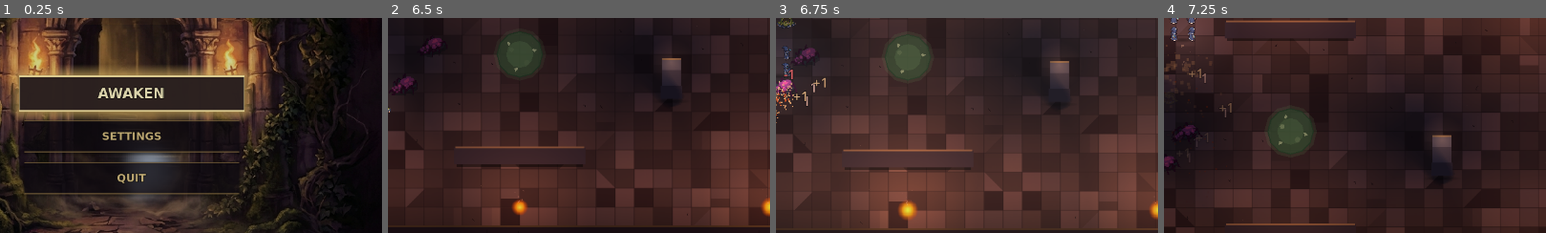
Above: before the commit, frames 1-4 (left to right).
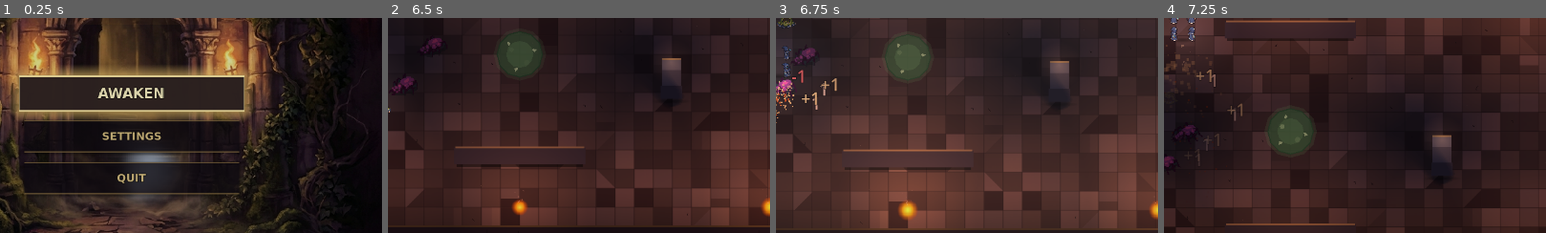
Above: after the commit, the same moments.

Repository: alitaghva1/ethera
Game: Godot game, scene res://scenes/main_menu.tscn
The game is run twice, just before and just after one commit, with the same random seed, the same clock (stepped at 60 frames per second) and the same inputs.
Inputs (mouse positions are % of the whole screen's width and height, from its top left):
- Up to frame 1 (0.25 s): no input
- Up to frame 2 (6.5 s): tap Enter at 0.5 s; move the mouse to (72, 45) at 0.52 s; press the mouse at (72, 45) at 0.53 s; hold D (move_right) 0.53-1.25 s; release the mouse at (72, 45) at 1.25 s; drag from (30, 55) to (15, 22) at 1.27 s; move the mouse to (60, 28) at 2.02 s; hold D (move_right) 2.03-2.75 s; tap Shift (dash_strike) at 2.1 s; drag from (45, 70) to (20, 35) at 2.77 s; move the mouse to (80, 65) at 3.52 s; hold A (move_left) 3.53-4.25 s; tap Q (shield) at 3.6 s; drag from (20, 35) to (56, 53) at 4.27 s; move the mouse to (55, 50) at 5.02 s; press the mouse at (55, 50) at 5.03 s; hold S (move_down) 5.03-5.75 s; release the mouse at (55, 50) at 5.75 s; drag from (35, 25) to (50, 35) at 5.77 s
- Up to frame 3 (6.75 s): move the mouse to (72, 45) at 6.52 s; hold W (move_up) from 6.53 s (still down); tap Shift (dash_strike) at 6.6 s
- Up to frame 4 (7.25 s): keep holding W (move_up)
The pictures show only the part of the screen within x 33-83%, y 37-87%; the shares and areas given below are measured in that part.

Frames 1-2 are identical in both runs. In frame 3, 0.4% of the frame differs, in the area x 2-16%, y 23-43%; in frame 4, 0.3%.

Commit message:
feat(godot iter-137): damage-number readability + magnitude scaling
Push toward Isaac/Hades feel — damage numbers are the most frequent
per-hit feedback the player sees, and they should be loud, instantly
readable, and SCALE with hit size so heavy hits FEEL heavy without
the player doing math.

Pre-iter-137 baseline against the genre:
  • Normal damage: 22 pt fixed — mousy against busy combat
  • Crit:          33 pt — only 50% bigger than normal, gap was too
                            narrow to feel like a crit
  • Hero damage:   26 pt — player damage should hit harder than enemy
                            damage; underweighted

Hades / Binding of Isaac / Diablo all use 28-32 pt baseline for
normal damage + 36-42 pt for crits + magnitude-scaled normal hits.

Iter-137 changes:

  scenes/damage_number.tscn
    • base font_size 22 → 28
    • bounds widened (-56..56 / -40..-4) → (-72..72 / -56..-4)
      so the larger crit "!" suffix + larger normal don't clip

  scripts/damage_number.gd
    • crit variant 33 pt → 36 pt (widens gap from new 28 pt baseline
      so crits feel ~30% bigger, not 18%)
    • hero_damage 26 → 32 pt + shake 4.0/0.08s → 5.0/0.10s — player
      damage now hits harder visually + feels chunkier
    • NEW magnitude-based scaling for "normal" variant:
        if text.is_valid_int():
            bonus = clampi(damage - 1, 0, 8)
            font_size = 28 + bonus      # 28..36
            rise = RISE + bonus * 1.5   # heavier hits rise further
      Bonus cap = 8 pt so 10+ damage tops out at 36 pt, leaving
      room above for the crit variant. Caller passes a damage int
      via text — every existing call site already does this, no
      API change.

Numbers:
  1 dmg  → 28 pt baseline
  3 dmg  → 30 pt
  5 dmg  → 32 pt
  6 dmg  → 33 pt
 10+ dmg → 36 pt (capped)
  CRIT   → 36 pt regardless of damage (existing arc + wobble)

Verified: tests/test_iter137.gd asserts all six contract points +
runtime spawn('5') yields 32 pt + spawn('100') caps at 36 pt.

Co-Authored-By: Claude Opus 4.7 (1M context) <noreply@anthropic.com>

Diff:
--- a/slime-depths-godot/scenes/damage_number.tscn
+++ b/slime-depths-godot/scenes/damage_number.tscn
@@ -9,12 +9,16 @@
 ; Iter 74 — widened bounds (-56..56 horizontal, -40..-4 vertical) so
 ; the crit variant's 33px font + "!" suffix doesn't clip. Normal/heal/
 ; hero_damage/resist all fit comfortably inside.
+; iter-137 — base font_size 22 -> 28. Hades/Isaac use 28-32 pt baseline
+; for damage numbers; 22 felt mousy against busy combat. Bounds widened
+; -56..56 -> -72..72 horizontal + -56..-4 vertical to accommodate the
+; larger baseline + larger crit (now 36 pt) without clipping the "!".
 [node name="DamageNumber" type="Label"]
-offset_left = -56.0
-offset_top = -40.0
-offset_right = 56.0
+offset_left = -72.0
+offset_top = -56.0
+offset_right = 72.0
 offset_bottom = -4.0
-theme_override_font_sizes/font_size = 22
+theme_override_font_sizes/font_size = 28
 theme_override_colors/font_color = Color(1, 0.95, 0.7, 1)
 text = "1"
 horizontal_alignment = 1
--- a/slime-depths-godot/scripts/damage_number.gd
+++ b/slime-depths-godot/scripts/damage_number.gd
@@ -111,6 +111,9 @@
 			# Bigger font, warm red-orange tint, "!" suffix on digit-only
 			# text. Wobble + longer life + bigger rise so the crit reads
 			# as the highlight of the moment.
+			# iter-137 — font_size 33 -> 36 to widen the gap from the new
+			# 28 pt normal baseline. Crits should feel ~30% bigger than
+			# regular hits, not just 18%.
 			var crit_text: String = text
 			if not crit_text.ends_with("!") and crit_text.is_valid_int():
 				crit_text += "!"
@@ -118,7 +121,7 @@
 			n.add_theme_color_override("font_color", Color(1.0, 0.55, 0.25, 1.0))
 			n.add_theme_color_override("font_outline_color", Color(0.20, 0.06, 0.0, 0.95))
 			n.add_theme_constant_override("outline_size", 5)
-			n.add_theme_font_size_override("font_size", 33)
+			n.add_theme_font_size_override("font_size", 36)
 			n.add_theme_constant_override("letter_spacing", 1)
 			n._life = 1.0
 			n._init_life = 1.0
@@ -145,16 +148,18 @@
 		"hero_damage":
 			# Light red, slightly bigger than normal, one-shot shake on
 			# spawn so the player FEELS the hit register in the HUD.
+			# iter-137 — font 26 -> 32. Player damage is more important
+			# than enemy damage; should hit harder visually too.
 			n.text = text
 			n.add_theme_color_override("font_color", Color(1.0, 0.35, 0.35, 1.0))
 			n.add_theme_color_override("font_outline_color", Color(0.18, 0.0, 0.02, 0.95))
 			n.add_theme_constant_override("outline_size", 5)
-			n.add_theme_font_size_override("font_size", 26)
+			n.add_theme_font_size_override("font_size", 32)
 			n._life = 0.85
 			n._init_life = 0.85
 			n._rise = 44.0
-			n._shake_amp = 4.0
-			n._shake_time = 0.08
+			n._shake_amp = 5.0
+			n._shake_time = 0.10
 		"resist":
 			# Dim grey, smaller — marks "shrugged it off". Wrapped in
 			# parens to read distinct from a normal damage number.
@@ -170,8 +175,23 @@
 		_:
 			# "normal" or unrecognized variant — preserve legacy contract:
 			# caller's text + color, default size, default rise/life.
+			# iter-137 — magnitude-based size scaling. Hades / Isaac /
+			# Diablo / virtually every action-roguelike scales damage
+			# numbers by hit magnitude so the player FEELS heavy hits
+			# without doing math. If the text parses as an integer, we
+			# add 0-8 pt on top of the 28 pt baseline depending on hit
+			# size. 1 dmg = 28 pt baseline; 3 dmg = 30 pt; 6 dmg = 32 pt;
+			# 10+ dmg = 36 pt (caps at +8 to leave headroom under crit).
 			n.text = text
 			n.add_theme_color_override("font_color", color)
+			if text.is_valid_int():
+				var dmg: int = abs(text.to_int())
+				var bonus: int = clampi(dmg - 1, 0, 8)
+				n.add_theme_font_size_override("font_size", 28 + bonus)
+				# Heavier hits also rise slightly further — extra weight
+				# in vertical motion reinforces the "this was a big hit"
+				# read without needing extra pixels.
+				n._rise = RISE + float(bonus) * 1.5
 
 # ──────────────────────────────────────────────────────────────────────
 # Lifecycle
--- /dev/null
+++ b/slime-depths-godot/tests/test_iter137.gd
@@ -0,0 +1,137 @@
+extends SceneTree
+
+# Iter 137 — Damage-number readability + magnitude scaling.
+#
+# User directive: push the game toward Isaac/Hades feel. Damage numbers
+# are the single most-frequent per-hit visual feedback; they should be
+# loud, instantly readable, and scale with hit size so the player FEELS
+# heavy hits without doing math.
+#
+# Pre-iter-137 baseline:
+#   • Normal damage: 22 pt fixed size — mousy against busy combat
+#   • Crit:          33 pt (only 50% bigger than normal — not enough
+#                            visual gap to feel like a crit)
+#   • Hero damage:   26 pt (player damage should hit harder visually
+#                            than enemy damage)
+#
+# Iter-137 calibrates against the genre baseline (Hades/Isaac use
+# 28-32 pt for normal damage, 36-42 pt for crits):
+#
+#   damage_number.tscn
+#     • base font_size 22 → 28
+#     • bounds widened (-56..56 / -40..-4) → (-72..72 / -56..-4)
+#       so the larger crit + larger normal don't clip the "!" suffix
+#
+#   damage_number.gd
+#     • crit variant   33 pt → 36 pt (widens gap from new 28 pt baseline)
+#     • hero_damage    26 pt → 32 pt + shake amp/time 4/0.08 → 5/0.10
+#                              (player damage hits harder visually)
+#     • NEW magnitude-based scaling for "normal" variant:
+#       digit text → font_size = 28 + clamp(damage - 1, 0, 8)
+#       So: 1 dmg = 28 pt baseline
+#           3 dmg = 30 pt
+#           6 dmg = 32 pt
+#          10+ dmg = 36 pt (capped to leave headroom for crit @ 36)
+#       Heavier hits also rise +1.5 px per damage point so vertical
+#       motion reinforces the size cue.
+func _initialize() -> void:
+	var ok := true
+
+	var tscn := FileAccess.get_file_as_string("res://scenes/damage_number.tscn")
+	var gd   := FileAccess.get_file_as_string("res://scripts/damage_number.gd")
+
+	# ═══ Base font size bumped + bounds widened ═══
+	if "theme_override_font_sizes/font_size = 28" not in tscn:
+		push_error("FAIL: damage_number.tscn base font should be 28 pt (was 22)")
+		ok = false
+	if "theme_override_font_sizes/font_size = 22" in tscn:
+		push_error("FAIL: leftover 22 pt font_size in tscn")
+		ok = false
+	if "offset_left = -72.0" not in tscn:
+		push_error("FAIL: damage_number.tscn bounds should widen to -72..72 horizontal")
+		ok = false
+	if "offset_top = -56.0" not in tscn:
+		push_error("FAIL: damage_number.tscn top bound should widen to -56")
+		ok = false
+	if ok:
+		print("OK base font 28 pt + bounds (-72..72 / -56..-4)")
+
+	# ═══ Crit variant bumped 33 → 36 ═══
+	if "theme_override_font_sizes/font_size\", 36" not in gd and "font_size\", 36)" not in gd:
+		push_error("FAIL: crit font_size should be 36 (was 33)")
+		ok = false
+	# Pre-iter-137 33 pt crit gone
+	if "font_size\", 33)" in gd:
+		push_error("FAIL: leftover crit 33 pt in damage_number.gd")
+		ok = false
+	if ok:
+		print("OK crit variant bumped 33 → 36 pt (clearer gap from 28 pt baseline)")
+
+	# ═══ hero_damage variant bumped ═══
+	if "font_size\", 32)" not in gd:
+		push_error("FAIL: hero_damage font_size should be 32 (was 26)")
+		ok = false
+	# Shake amp bumped
+	if "n._shake_amp = 5.0" not in gd:
+		push_error("FAIL: hero_damage _shake_amp should be 5.0 (was 4.0)")
+		ok = false
+	if "n._shake_time = 0.10" not in gd:
+		push_error("FAIL: hero_damage _shake_time should be 0.10 (was 0.08)")
+		ok = false
+	if ok:
+		print("OK hero_damage variant bumped: 32 pt + shake 5.0/0.10s")
+
+	# ═══ Magnitude-based scaling for normal variant ═══
+	# Implementation: if text.is_valid_int(), apply font_size = 28 + bonus
+	# where bonus = clamp(dmg - 1, 0, 8). Plus rise scales too.
+	if "text.is_valid_int()" not in gd:
+		push_error("FAIL: magnitude-based scaling missing — should detect digit text via is_valid_int")
+		ok = false
+	if "28 + bonus" not in gd:
+		push_error("FAIL: normal variant should scale font_size = 28 + bonus")
+		ok = false
+	if "clampi(dmg - 1, 0, 8)" not in gd:
+		push_error("FAIL: damage bonus should clamp(dmg-1, 0, 8) so 10+ dmg caps at +8 pt")
+		ok = false
+	if "n._rise = RISE + float(bonus) * 1.5" not in gd:
+		push_error("FAIL: heavier hits should also rise further (RISE + bonus * 1.5)")
+		ok = false
+	if ok:
+		print("OK magnitude scaling: font_size = 28..36 by damage, rise scales too")
+
+	# ═══ Runtime — scene still loads + DamageNumber.spawn() works ═══
+	var scene: PackedScene = load("res://scenes/damage_number.tscn")
+	if scene == null:
+		push_error("FAIL: damage_number.tscn no longer loads")
+		ok = false
+	else:
+		# Direct-instance test: spawn a 5-damage "normal" number, check
+		# font_size override is 32 (28 + clamp(4, 0, 8) = 32).
+		var DN = preload("res://scripts/damage_number.gd")
+		var n = DN.spawn(Vector2(100, 100), "5", Color.WHITE)
+		root.add_child(n)
+		await process_frame
+		var fs: int = n.get_theme_font_size("font_size")
+		if fs != 32:
+			push_error("FAIL: spawn('5') should produce font_size 32 (28 + 4); got %d" % fs)
+			ok = false
+		else:
+			print("OK runtime spawn('5') → font_size 32 (28 + 4 bonus)")
+		# Cap test: 100 damage should max out at 36 (28 + 8)
+		var n2 = DN.spawn(Vector2(120, 100), "100", Color.WHITE)
+		root.add_child(n2)
+		await process_frame
+		var fs2: int = n2.get_theme_font_size("font_size")
+		if fs2 != 36:
+			push_error("FAIL: spawn('100') should cap at font_size 36 (28 + 8); got %d" % fs2)
+			ok = false
+		else:
+			print("OK runtime spawn('100') → font_size 36 (capped at +8)")
+		n.queue_free()
+		n2.queue_free()
+
+	if ok:
+		print("=== ITER 137 INTEGRATION PASSED ===")
+	else:
+		print("=== ITER 137 INTEGRATION FAILED ===")
+	quit(0 if ok else 1)
